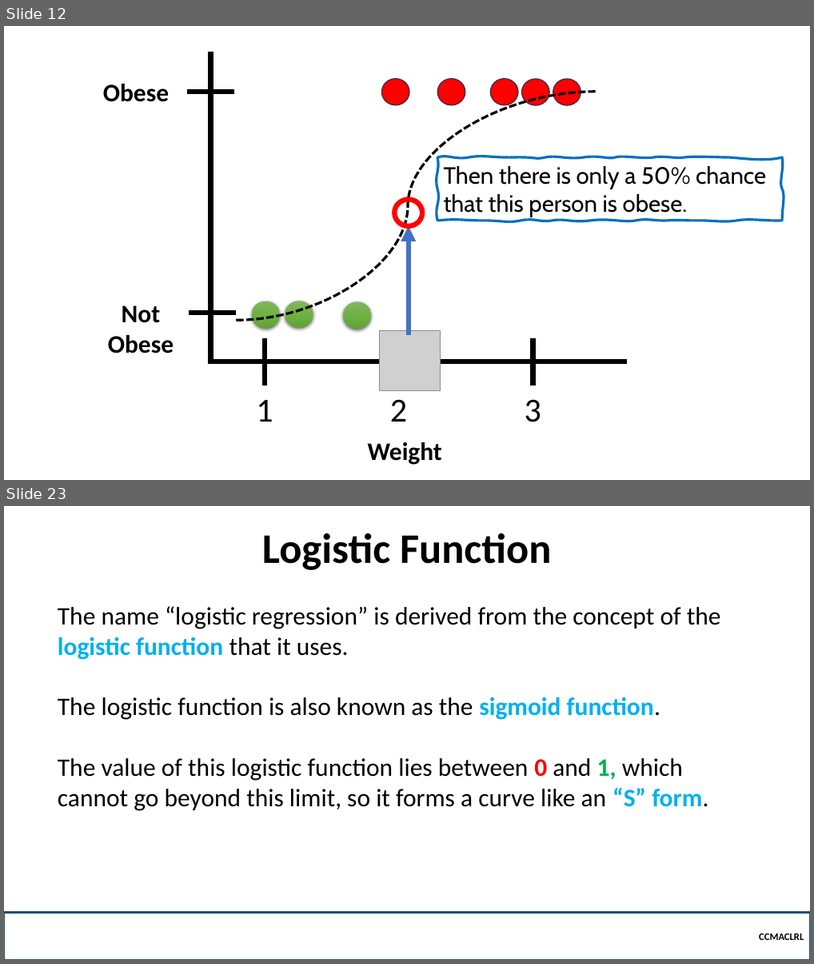
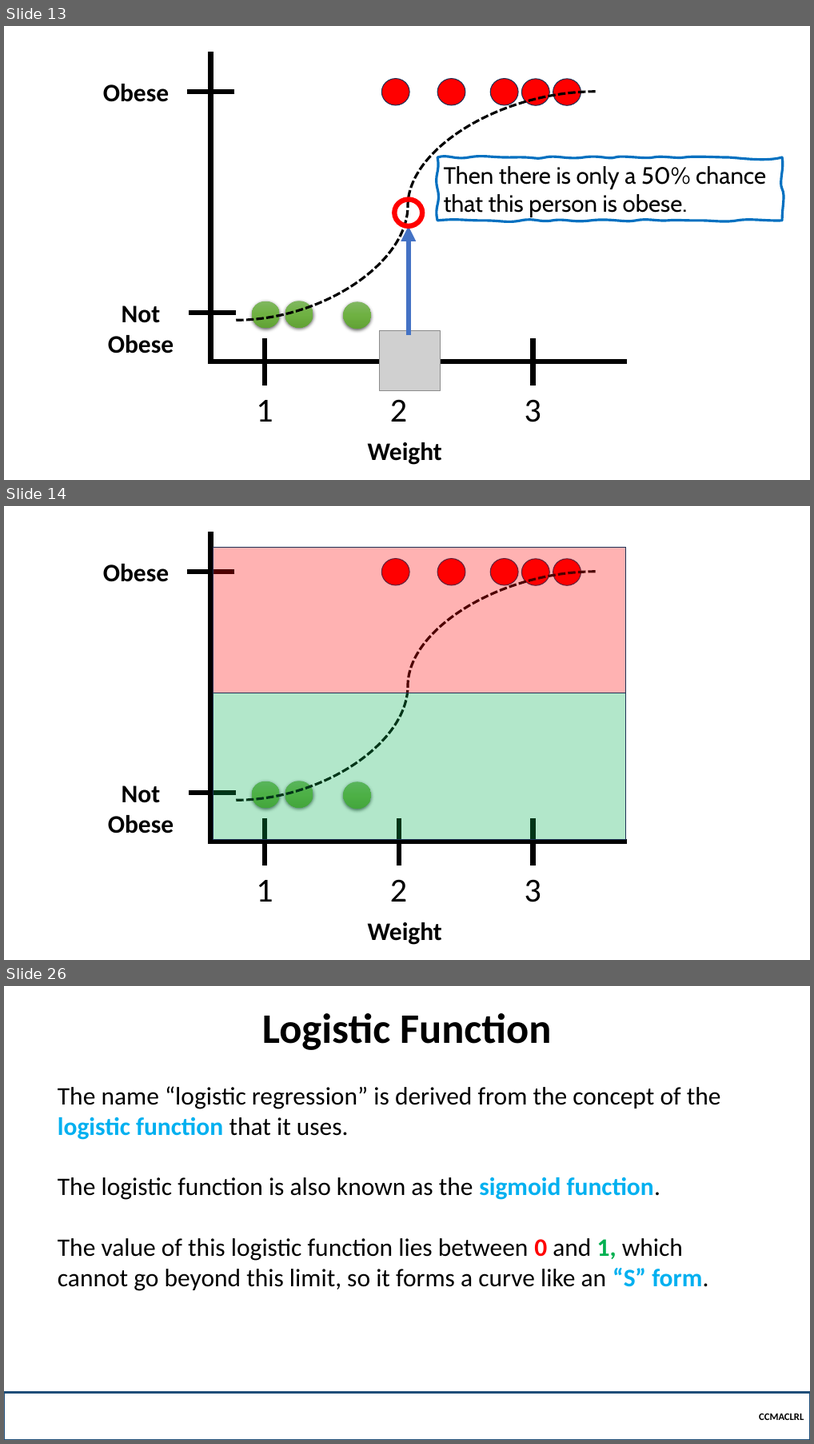
Before and after one commit to OG-CZ/CCMACLRL-EXERCISES-COM231, a slide deck: _LECTURES/5 - Logistic Regression/Introduction to Logistic Regression.pptx. Shown one above the other, each under a label of ours: slides 12 and 23 before the commit, slides 13, 14 and 26 after it; the slides between them are not shown. The pictures are 814x964 and 814x1444 pixels, drawn with LibreOffice and Linux fonts; fonts in the diff are those of the drawing; grey boxes stand for pictures; background and template pictures are left out. Boxes give left, top, right and bottom in pixels: in the first picture for what was removed or moved away, otherwise in the second. Text is boxed around its words. In the diff, an @@ line names an element or a change of style, - is before the commit and + after.

```diff
--- a/_LECTURES/5 - Logistic Regression/Introduction to Logistic Regression.pptx
+++ b/_LECTURES/5 - Logistic Regression/Introduction to Logistic Regression.pptx
@@ slide 14 added at bbox=[4, 506, 810, 960], background picture (left out) @@
@@ rectangle added at bbox=[214, 547, 626, 693], fill #FF0000 at 30% opacity, outline #1E3256 1 pt @@
@@ text added at bbox=[103, 564, 169, 582], 30 pt, text #000000, bold @@
+Obese
@@ group added at bbox=[187, 532, 628, 902]: 7 lines, 3 texts @@
+1
+2
+3
@@ curved line added from (236, 800) to (596, 572), #000000 3 pt dashed @@
@@ ellipse added at bbox=[382, 559, 410, 585], fill #FF0000, outline #1E3256 1 pt @@
@@ ellipse added at bbox=[438, 559, 466, 585], fill #FF0000, outline #1E3256 1 pt @@
@@ ellipse added at bbox=[491, 559, 519, 585], fill #FF0000, outline #1E3256 1 pt @@
@@ ellipse added at bbox=[522, 559, 550, 585], fill #FF0000, outline #1E3256 1 pt @@
@@ ellipse added at bbox=[554, 559, 581, 585], fill #FF0000, outline #1E3256 1 pt @@
@@ rectangle added at bbox=[214, 693, 626, 840], fill #00B050 at 30% opacity, outline #1E3256 1 pt @@
@@ text added at bbox=[108, 785, 174, 833], 30 pt, text #000000, bold @@
+Not Obese
@@ ellipse added at bbox=[252, 780, 280, 808], fill gradient #81B861 to #6FB242 to #62A336 @@
@@ ellipse added at bbox=[286, 780, 313, 808], fill gradient #81B861 to #6FB242 to #62A336 @@
@@ ellipse added at bbox=[343, 782, 371, 808], fill gradient #81B861 to #6FB242 to #62A336 @@
@@ text added at bbox=[368, 922, 442, 944], 30 pt, text #000000, bold @@
+Weight
@@ what was slide 12 is now slide 13 @@
@@ what was slide 23 is now slide 26 @@
```
Also in this commit, not shown: 10 slides changed, 34 other slides added, 46 other files.
